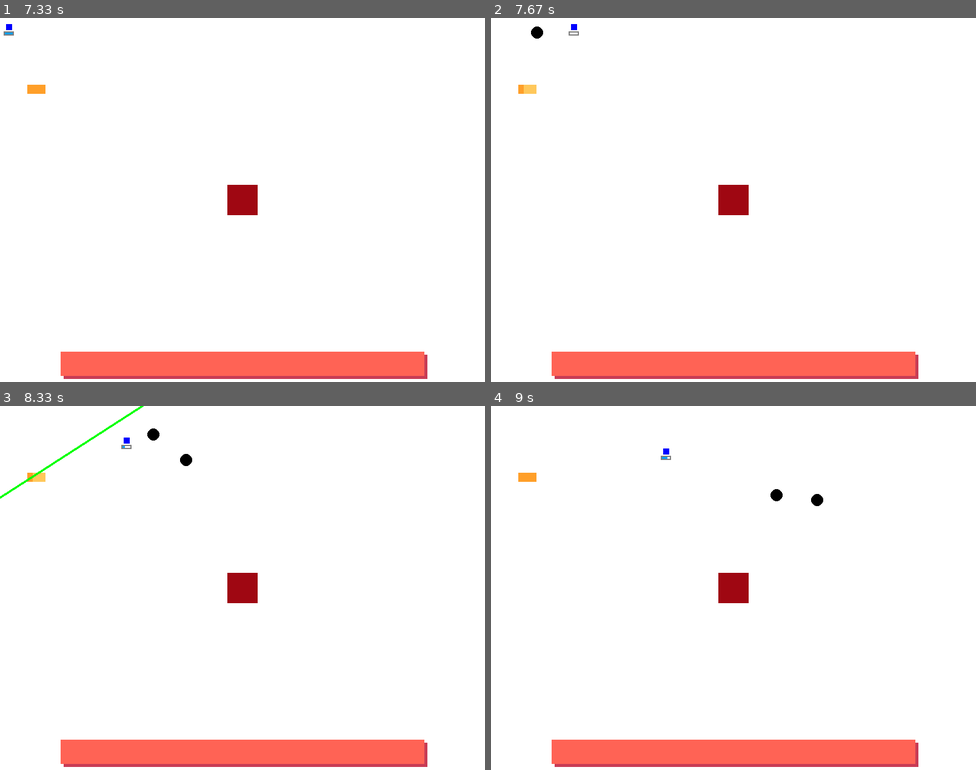
Above: before the commit, frames 1-4 (two rows, left to right).
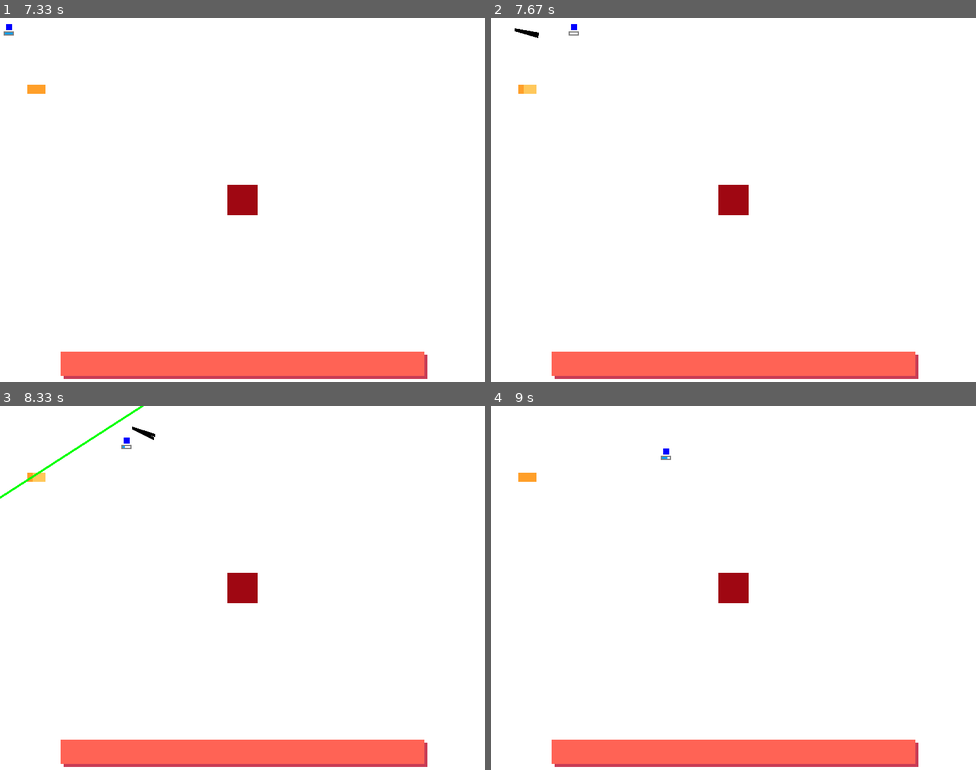
Above: after the commit, the same moments.

Repository: johannesbenjohannes/BlueSquer
Game: pygame game, started from main.py
Same seed, same stepped clock (60 frames per second), same inputs: the game is played once before the commit and once after it.
Inputs (mouse positions are in pixels of both pictures, inside the frame that each line leads up to):
- Up to frame 1 (7.33 s): click "PLAY" at 0.38 s; click "Blue Lobsta" at 0.72 s; press the mouse at (242, 360) at 1.03 s; move the mouse to (155, 345) at 1.13 s; release the mouse at (72, 331) at 1.27 s; press the mouse at (242, 236) at 1.37 s; move the mouse to (155, 214) at 1.47 s; release the mouse at (67, 189) at 1.6 s; click "PLAY" at 1.72 s; click (368, 167) at 2.05 s; hold D 2.33-2.8 s; tap Space at 2.4, 2.7, 2.9, 3.2 s; click (412, 294) at 2.42 s; hold D 2.83-3.3 s; tap Z at 2.98 s; press the mouse at (174, 265) at 3.7 s; move the mouse to (160, 178) at 3.8 s; release the mouse at (150, 90) at 3.93 s; press the mouse at (310, 265) at 4.47 s; move the mouse to (334, 218) at 4.57 s; release the mouse at (363, 167) at 4.7 s; click (194, 232) at 4.82 s; click (329, 320) at 5.15 s; click "NEXT ›" at 5.48 s; press the mouse at (242, 236) at 5.8 s; move the mouse to (232, 192) at 5.9 s; release the mouse at (223, 152) at 6.03 s; press the mouse at (126, 236) at 6.13 s; move the mouse to (203, 159) at 6.23 s; release the mouse at (276, 83) at 6.37 s; press the mouse at (358, 236) at 6.47 s; move the mouse to (223, 214) at 6.57 s; release the mouse at (87, 192) at 6.7 s; press the mouse at (126, 236) at 6.8 s; move the mouse to (276, 269) at 6.9 s; release the mouse at (421, 305) at 7.03 s; press the mouse at (242, 294) at 7.13 s; move the mouse to (194, 272) at 7.23 s
- Up to frame 2 (7.67 s): release the mouse at (631, 254) at 7.37 s; hold D from 7.43 s (still down); tap Space at 7.5 s; click (888, 130) at 7.52 s
- Up to frame 3 (8.33 s): tap Space at 7.8, 8.17 s; release D at 8.07 s; hold S from 8.1 s (still down); click (310, 504) at 8.18 s
- Up to frame 4 (9 s): release S at 8.47 s; hold D 8.5-8.97 s; tap Space at 8.57, 8.87 s; click (791, 573) at 8.58 s; tap Z at 8.65 s

Frame 1 is identical in both runs. In frame 2, less than 0.1% of the frame differs, in the area x 4-11%, y 2-6%; in frame 3, 0.1%, in the area x 27-40%, y 5-17%; in frame 4, 0.1%.

Commit message:
began rebuilding menu

Diff:
--- a/main.py
+++ b/main.py
@@ -616,7 +616,7 @@
         proj3_nb = 0
         bullet3 = 0
         pause_timer = 0
-        character = 0
+        character = 1
 
         # --- 3. Boucle principale ---
         game_running = True
@@ -660,7 +660,7 @@
                         mouse_y = pygame.mouse.get_pos()[1]
                         dx = mouse_x-rect_x
                         dy = mouse_y - rect_y
-                        projectile.append(Bullet(Vector2(rect_x,rect_y), Vector2(dx,dy).unit(), BLACK))
+                        projectile.append(Bullet(Vector2(rect_x,rect_y), Vector2(dx,dy).unit(), BLACK,6,50))
                         has_shot = True
                         compteur_shot = 0
                 if event.type == 1:
Not shown, changed: sprite test
